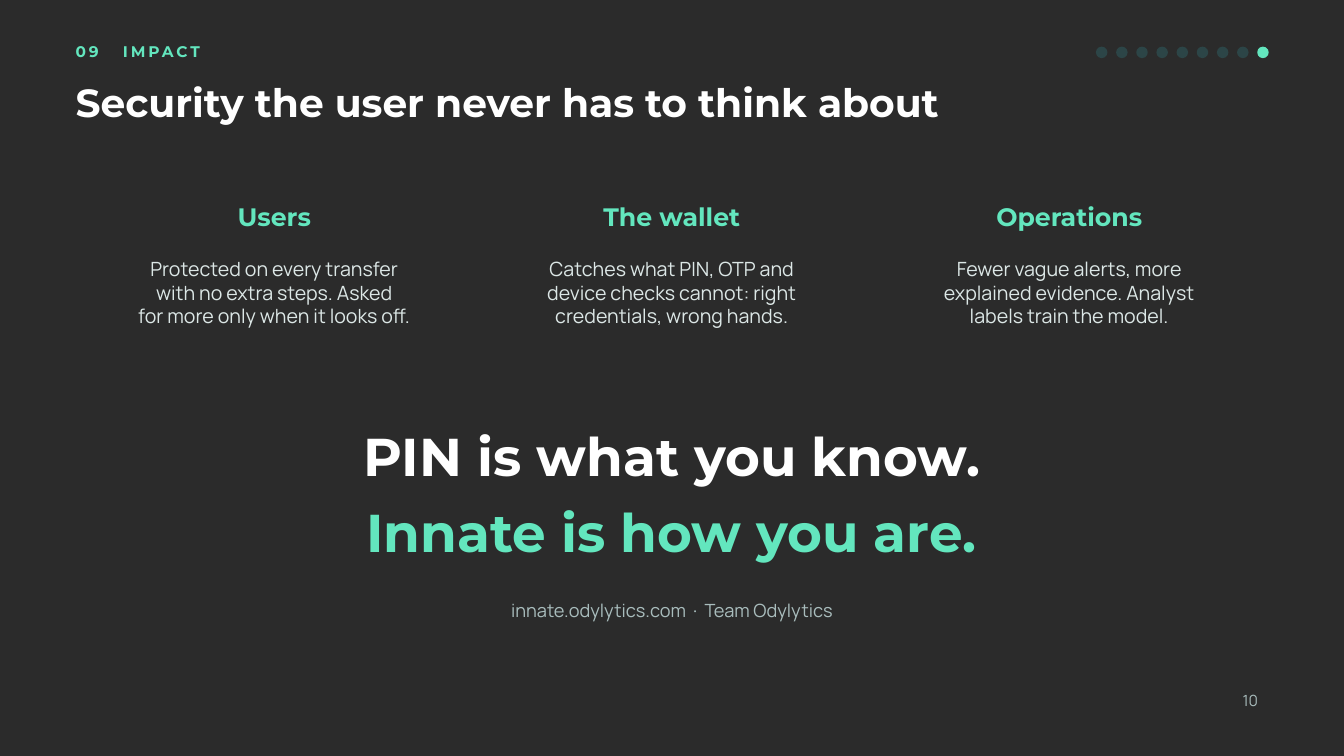
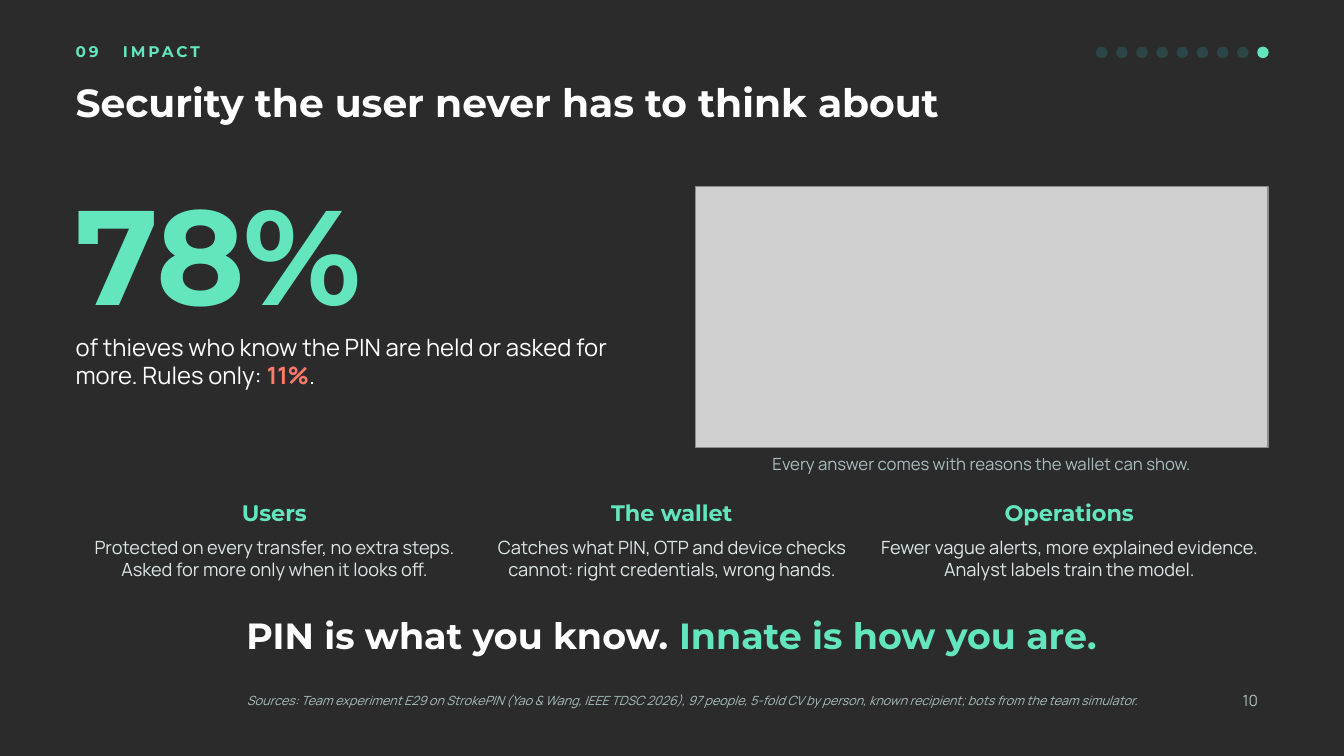
Before and after one commit to Odylytics/Innate_Odylytics, a slide deck: slide 10 of submission/Slide/Innate-slides.pptx. Drawn at 1344x756 pixels with LibreOffice and Linux fonts; fonts in the diff are those of the drawing; grey boxes stand for pictures; background and template pictures are left out; a plain dark background stands for a picture behind light text. Boxes give left, top, right and bottom in pixels: in the first picture for what was removed or moved away, otherwise in the second. Text is boxed around its words. In the diff, an @@ line names an element or a change of style, - is before the commit and + after.

```diff
--- a/submission/Slide/Innate-slides.pptx
+++ b/submission/Slide/Innate-slides.pptx
@@ text added at box(76, 209, 362, 307), 96 pt, text #63E6BE, bold @@
+78%
@@ picture added at box(696, 187, 1268, 448) @@
@@ text added at box(76, 338, 607, 390), 17 pt, text #FFFFFF @@
+of thieves who know the PIN are held or asked for more. Rules only: 11%.
@@ text removed at box(363, 434, 980, 487) @@
-PIN is what you know.
@@ text added at box(772, 457, 1190, 474), 12 pt, text #A9BDBD @@
+Every answer comes with reasons the wallet can show.
@@ text "Users": place and size @@
-text "Users" at box(238, 208, 311, 227)
+text "Users" at box(242, 505, 307, 522)
@@ text "The wallet": place and size @@
-text "The wallet" at box(603, 207, 740, 226)
+text "The wallet" at box(611, 504, 733, 521)
@@ size 18 to 16 pt in 3 elements at box(242, 505, 307, 522), box(611, 504, 733, 521), box(1005, 503, 1134, 526) @@
@@ text "Operations": place and size @@
-text "Operations" at box(996, 206, 1142, 231)
+text "Operations" at box(1005, 503, 1134, 526)
@@ text at box(95, 540, 455, 581): text changed; size 14 to 13 pt @@
-Protected on every transfer
-with no extra steps. Asked
-for more only when it looks off.
+Protected on every transfer, no extra steps. Asked for more only when it looks off.
@@ text at box(498, 540, 846, 581): text changed; size 14 to 13 pt @@
-Catches what PIN, OTP and
-device checks cannot: right
-credentials, wrong hands.
+Catches what PIN, OTP and device checks cannot: right credentials, wrong hands.
@@ text at box(881, 540, 1257, 581): text changed; size 14 to 13 pt @@
-Fewer vague alerts, more
-explained evidence. Analyst
-labels train the model.
+Fewer vague alerts, more explained evidence. Analyst labels train the model.
@@ text "PIN is what you know. ..." at box(246, 620, 1096, 657): vertical alignment top to middle @@
@@ text at box(246, 620, 1096, 657): text changed; size 38 to 26 pt @@
-Innate is how you are.
+PIN is what you know. Innate is how you are.
@@ text removed at box(511, 603, 832, 622) @@
-innate.odylytics.com · Team Odylytics
@@ text added at box(247, 694, 1138, 708), 9 pt, text #A9BDBD, italic @@
+Sources: Team experiment E29 on StrokePIN (Yao & Wang, IEEE TDSC 2026), 97 people, 5-fold CV by person, known recipient; bots from the team simulator.
```
Also in this commit, not shown: 1 other slide changed, 5 other files.
